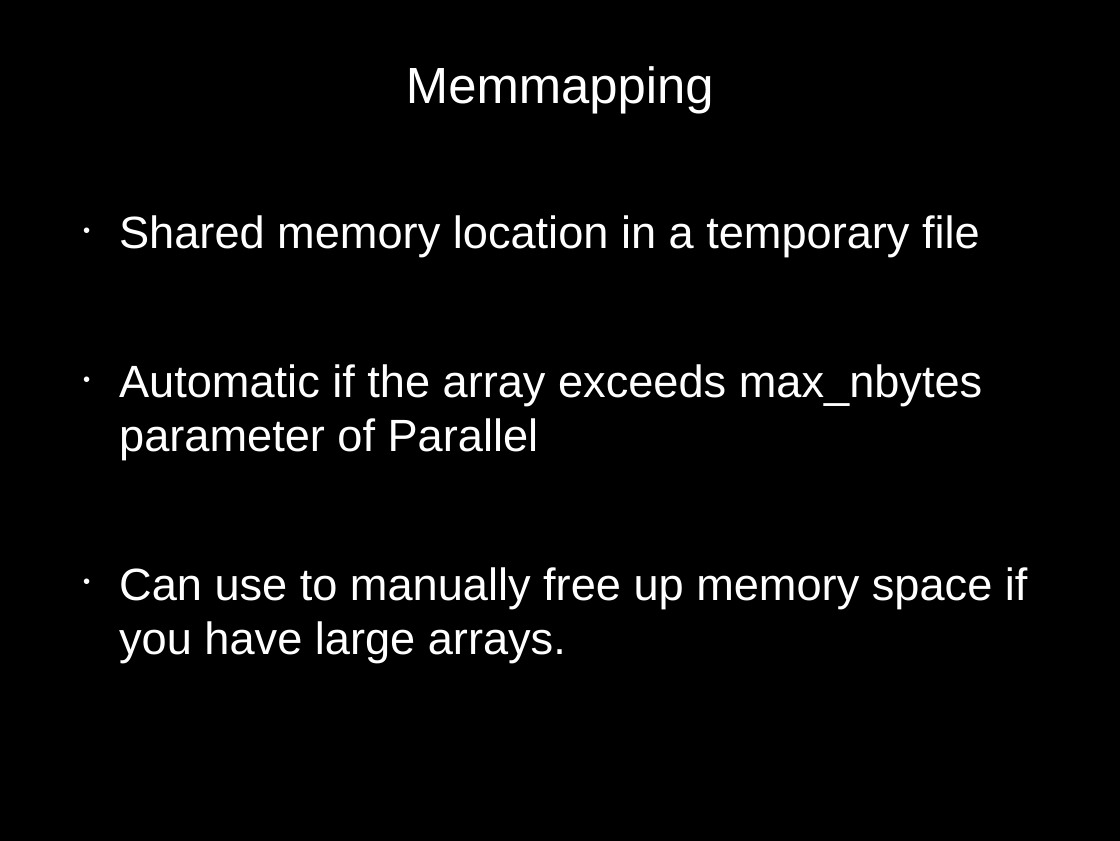
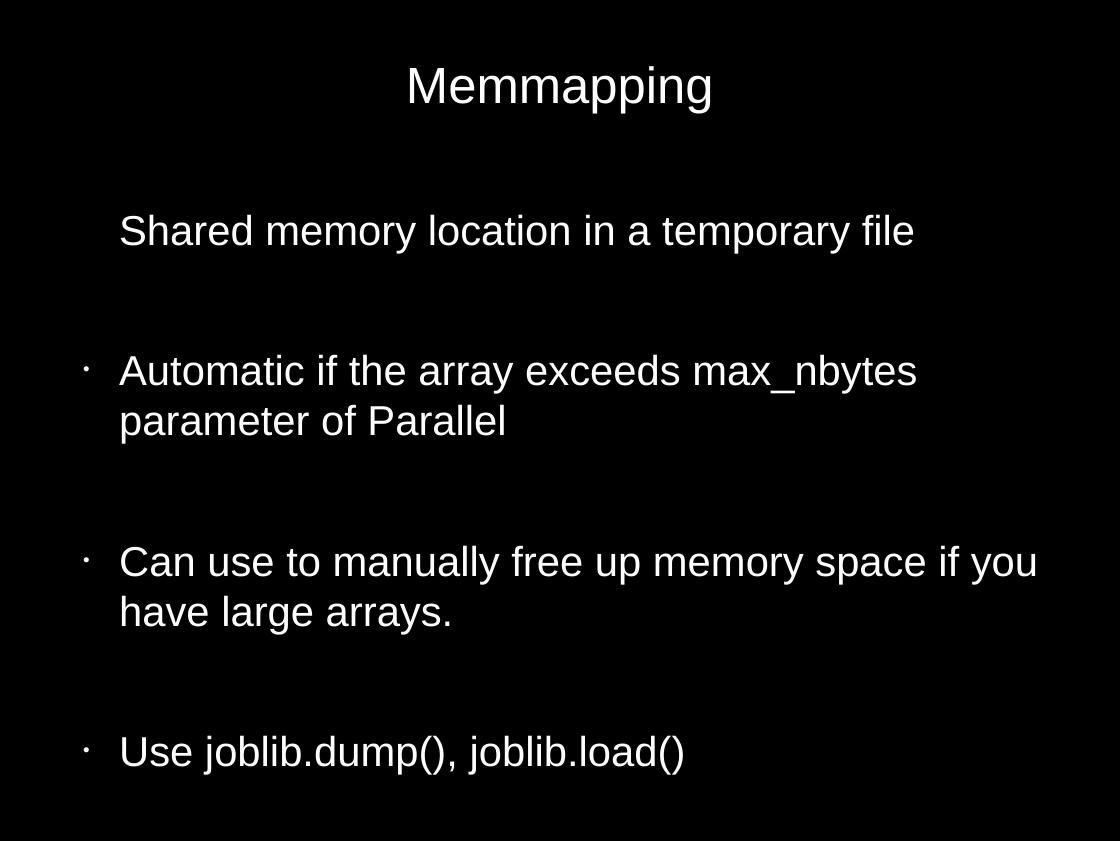
Before and after one commit to jason-neal/PC_Joblib_parrallelization, a slide deck: slide 13 of Embarisingly Parallel.odp. Drawn at 1120x841 pixels with LibreOffice and Linux fonts; fonts in the diff are those of the drawing. Boxes give left, top, right and bottom in pixels: in the first picture for what was removed or moved away, otherwise in the second. Text is boxed around its words. In the diff, an @@ line names an element or a change of style, - is before the commit and + after.

```diff
--- a/Embarisingly Parallel.odp
+++ b/Embarisingly Parallel.odp
@@ text at [119, 214, 1038, 635]: size 32 to 29.6 pt in "Shared memory location in a temporary file", "Automatic if the array exceeds max_nbytes parameter ...", "Can use to manually free up memory ..."; bullet • to none @@
@@ text at [119, 735, 686, 775]: paragraph added @@
+• Use joblib.dump(), joblib.load()
```
Also in this commit, not shown: 4 other slides changed, 1 slide added, 1 slide removed, 1 other file.
